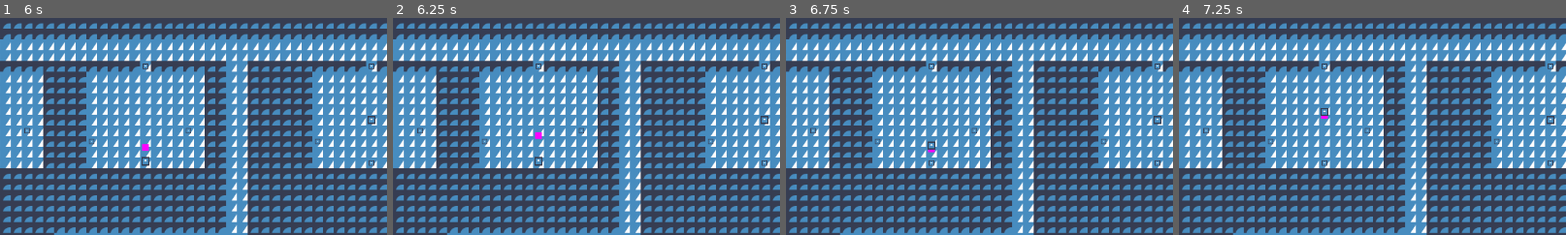
Above: before the commit, frames 1-4 (left to right).
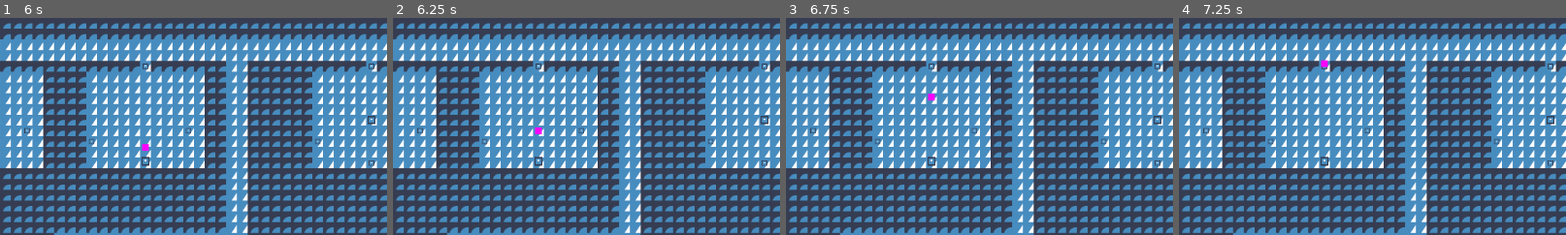
Above: after the commit, the same moments.

Repository: Nathpett/City-Navigation-Project
Game: Godot game, scene res://main.tscn
Same seed, same stepped clock (60 frames per second), same inputs: the game is played once before the commit and once after it. The engine's default icon, where the game draws it, is replaced by a stand-in: a white triangle on a blue panel in a dark square.
Inputs:
- Up to frame 1 (6 s): tap Enter at 0.5, 5.75 s; tap Space at 5 s
- Up to frame 2 (6.25 s): no input
- Up to frame 3 (6.75 s): tap Space at 6.5 s
- Up to frame 4 (7.25 s): no input
The pictures show only the part of the screen within x 17-67%, y 0-50%; the shares and areas given below are measured in that part.

Frame 1 is identical in both runs. In frame 2, less than 0.1% of the frame differs, in the area x 36-39%, y 50-56%; in frame 3, 0.2%, in the area x 36-39%, y 34-69%; in frame 4, 0.2%.

Commit message:
minor refactor

Diff:
--- a/state/held.gd
+++ b/state/held.gd
@@ -14,4 +14,4 @@
 
 
 func _on_drop() -> void:
-	get_parent().push_state("out")
+	get_parent().push_state("out", null, true)
--- a/state/wander.gd
+++ b/state/wander.gd
@@ -3,6 +3,7 @@
 
 var target_building
 var stops: Array
+var last_thing_seeked = null
 
 func enter() -> void:
 	super.enter()
@@ -11,11 +12,6 @@
 
 
 func _physics_process(_delta):
-	if !cycle_timer.is_stopped():
-		return
-
-	cycle_timer.start(cycle_freq)
-
 	if state_owner.holding != null:
 		return
 
@@ -24,8 +20,9 @@
 		return
 	things_seen.shuffle()
 	for thing in things_seen:
-		if thing: # if thing meets search criteria TODO
+		if thing != last_thing_seeked and thing: # if thing meets search criteria TODO
 			push_state.call("seek", {"target": thing})
+			last_thing_seeked = thing
 			return
 
 
--- a/things/thing.gd
+++ b/things/thing.gd
@@ -4,7 +4,7 @@
 signal drop
 
 func evoke_pickup():
-	$StateMachine.push_state("held")
+	$StateMachine.push_state("held",  null, true)
 
 
 func evoke_drop():
